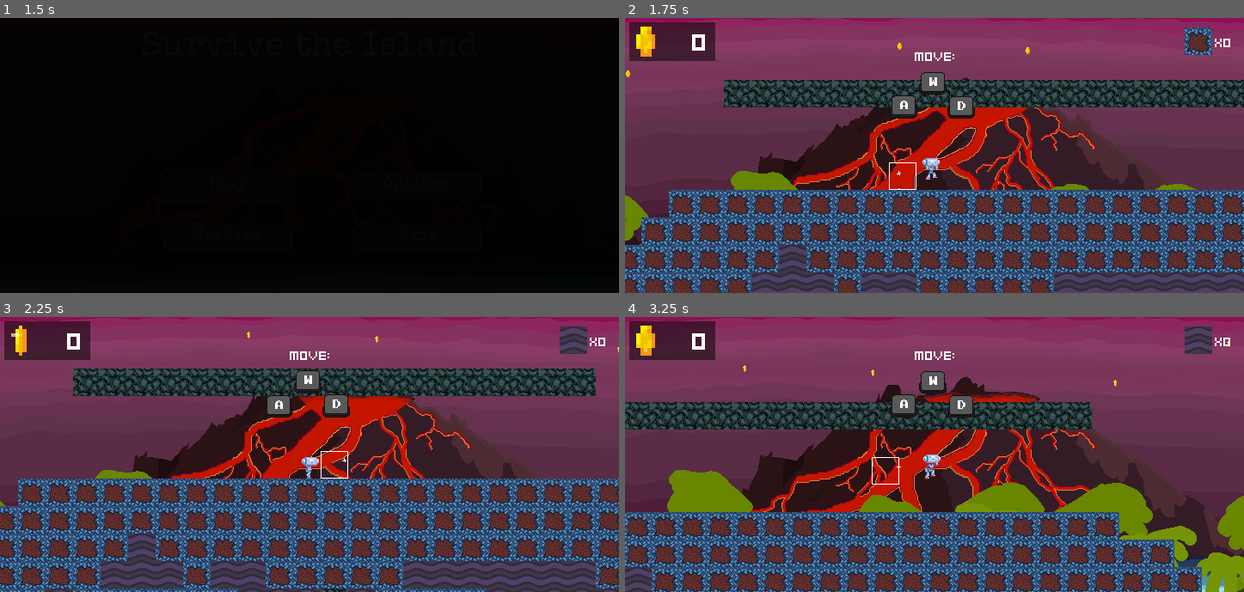
Above: before the commit, frames 1-4 (two rows, left to right).
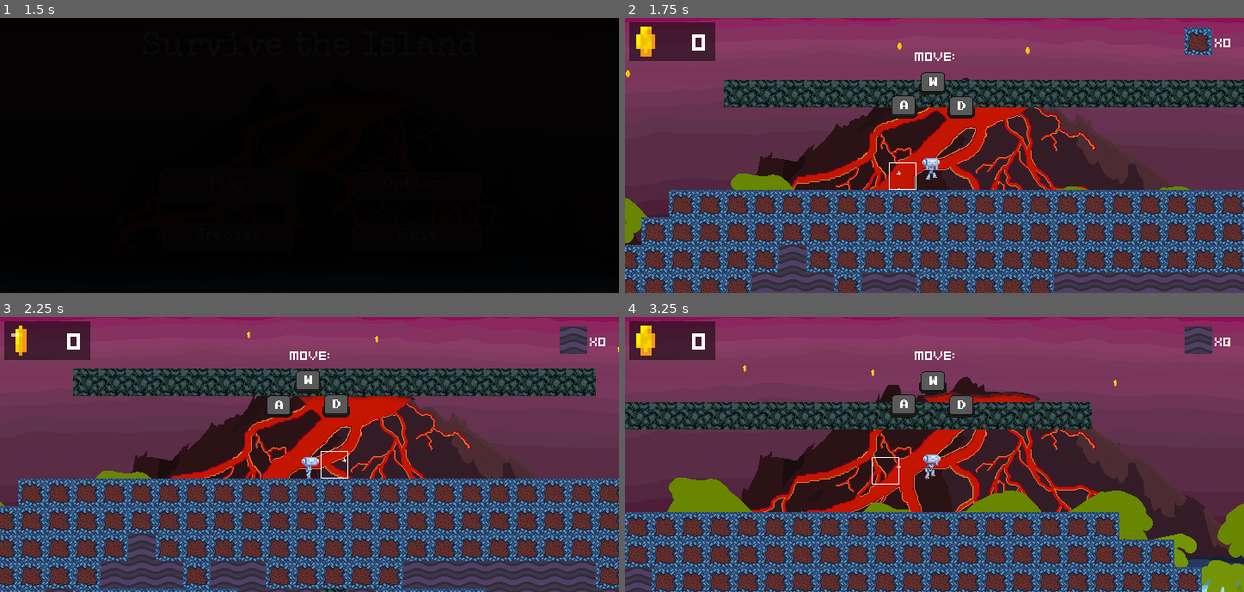
Above: after the commit, the same moments.

Repository: HaywardMorihara/SurviveTheIsland
Game: Godot game, scene res://src/UserInterface/MainMenu.tscn
The game is run twice, just before and just after one commit, with the same random seed, the same clock (stepped at 60 frames per second) and the same inputs.
Inputs (mouse positions are in pixels of both pictures, inside the frame that each line leads up to):
- Up to frame 1 (1.5 s): click "Play" at 0.5 s; click "Play" at 1.25 s
- Up to frame 2 (1.75 s): no input
- Up to frame 3 (2.25 s): move the mouse to (445, 440) at 2.02 s; hold D (move_right) from 2.03 s (still down); tap Mouse wheel up (cycle_block_type) at 2.1 s
- Up to frame 4 (3.25 s): keep holding D (move_right); tap W (jump) at 2.27, 3.02 s; move the mouse to (810, 468) at 2.77 s; tap Z (remove_block) at 2.85 s

Frame 1 is identical in both runs. In frame 2, 0.3% of the frame differs, in the area x 0-93%, y 55-83%; in frame 3, less than 0.1%; in frame 4, 2.4%, in the area x 6-100%, y 55-100%.

Commit message:
Vertical Parallaxing Tweaks

Diff:
--- a/src/Level/ParallaxBackground.tscn
+++ b/src/Level/ParallaxBackground.tscn
@@ -4,7 +4,7 @@
 [ext_resource path="res://assets/art/background/trees bg.png" type="Texture" id=8]
 
 [node name="ParallaxBackground" type="ParallaxBackground"]
-scroll_base_scale = Vector2( 0.4, 0 )
+scroll_base_scale = Vector2( 0.4, 0.2 )
 
 [node name="SkyVolcanoWater" type="Sprite" parent="."]
 position = Vector2( 360, 160 )
@@ -13,5 +13,5 @@
 [node name="Trees" type="ParallaxLayer" parent="."]
 
 [node name="Sprite" type="Sprite" parent="Trees"]
-position = Vector2( 360, 180 )
+position = Vector2( 360, 220 )
 texture = ExtResource( 8 )
